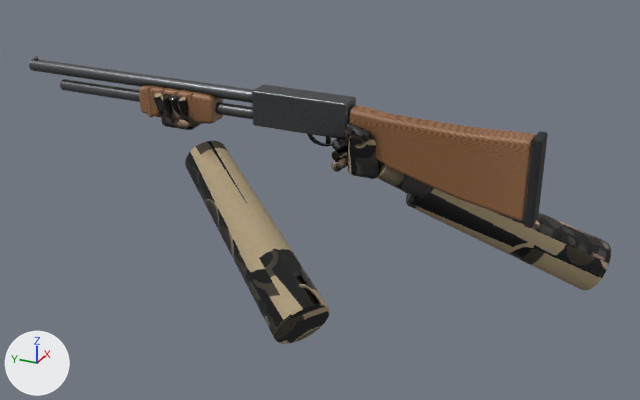
The glTF model spil/sigtekorn/modeller/pump.glb as it was, and as the next commit left it.
One viewpoint serves both versions: a camera (50 mm lens) standing at (-1.325, -0.588, 0.497) and looking at (-0.002, 0.007, -0.164). The lights are fixed; the arrows at lower left show +X, +Y and +Z. The picture after the commit comes second. Vertices at exactly the same position are counted once.

In view in the first picture: 'hænder', 'pump'.
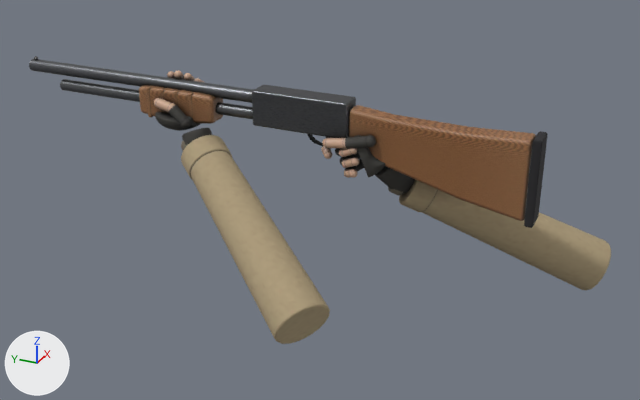
Pixel boxes [x1, y1, x2, y2] of what changed, in the pictures (640 x 400 px):
'hænder', reshaped (9% taller)
    before: [153, 93, 611, 344]
    after: [154, 70, 611, 344]
part 1 of me_højre_håndflade, added
    after: [351, 157, 360, 166]
part 2 of me_højre_håndflade, added
    after: [349, 169, 358, 178]
part 3 of me_højre_håndflade, added
    after: [324, 151, 332, 159]
part 4 of me_højre_håndflade, added
    after: [375, 166, 415, 194]
part 5 of me_højre_håndflade, added
    after: [167, 71, 175, 78]
part 6 of me_højre_håndflade, rebuilt
    before: [332, 145, 348, 161]
    after: [336, 148, 341, 157]
part 7 of me_højre_håndflade, reshaped
    before: [331, 123, 431, 199]
    after: [323, 135, 438, 212]
part 8 of me_højre_håndflade, built on
    before: [153, 93, 202, 130]
    after: [154, 70, 232, 179]
part 9 of me_højre_håndflade, surface changed
    before: [185, 141, 611, 344]
    after: [190, 151, 611, 344]

What changed in the scene script:
```text
Change me_højre_håndflade:
    used by ob_hænder; location = (0.0, 0.0, 0.0)
    remove me_højre_håndflade.from_pydata(...)  # 1296 vertices, 2536 faces; spans x -0.281..0.235, y -0.486..0.328, z -0.334..0.002
    add me_højre_håndflade.from_pydata(...)  # 25400 vertices, 50464 faces; spans x -0.281..0.235, y -0.486..0.327, z -0.334..0.037
    me_højre_håndflade part 1: a new loose piece, a UV sphere (16 segments, 10 rings, poles along z) spanning x -0.036..-0.021, y -0.077..-0.061, z -0.075..-0.06, in mat_hænder
    me_højre_håndflade part 2: a new loose piece, a UV sphere (16 segments, 10 rings, poles along z) spanning x -0.035..-0.02, y -0.074..-0.058, z -0.097..-0.082, in mat_hænder
    me_højre_håndflade part 3: a new loose piece, a UV sphere (16 segments, 10 rings, poles along z) spanning x -0.022..-0.007, y -0.021..-0.006, z -0.077..-0.062, in mat_hænder
    me_højre_håndflade part 4: the loose piece of 108 vertices spanning x -0.012..0.071, y -0.191..-0.091, z -0.145..-0.058 is copied, and the copy is multiplied about its middle by the matrix ((0.809, -0.333, 0.268), (0.525, 0.78, -0.188), (-0.045, 0.09, 0.897)), then moved by (0.004, 0.023, 0.001); it spans x -0.007..0.075, y -0.159..-0.082, z -0.142..-0.059
    me_højre_håndflade part 5: a new loose piece, a UV sphere (16 segments, 10 rings, poles along z) spanning x 0.006..0.021, y 0.308..0.324, z 0.017..0.032, in mat_hænder
    me_højre_håndflade part 6: the loose piece of 84 vertices spanning x -0.032..0.018, y -0.053..-0.025, z -0.073..-0.051 is rebuilt with 72 vertices and now spans x -0.03..-0.002, y -0.052..-0.026, z -0.07..-0.048
    me_højre_håndflade part 7: 5 vertices moved within x 0.014..0.027, y -0.091..-0.039, z -0.092..-0.045; 449 vertices removed from x -0.039..0.071, y -0.191..-0.025, z -0.145..0.0; 11165 vertices added at x -0.037..0.109, y -0.197..0.002, z -0.18..-0.016
    me_højre_håndflade part 8: 1 vertex moved within x 0.019, y 0.266, z -0.048; 513 vertices removed from x -0.037..0.036, y 0.255..0.328, z -0.066..0.002; 9571 vertices added at x -0.091..0.042, y 0.171..0.327, z -0.15..0.037
    me_højre_håndflade part 9: 472 kept faces spanning x -0.281..0.235, y -0.486..0.245, z -0.334..-0.066 get new texture (UV) coordinates
    other edits to the shape of me_højre_håndflade do not show in these pictures
```
